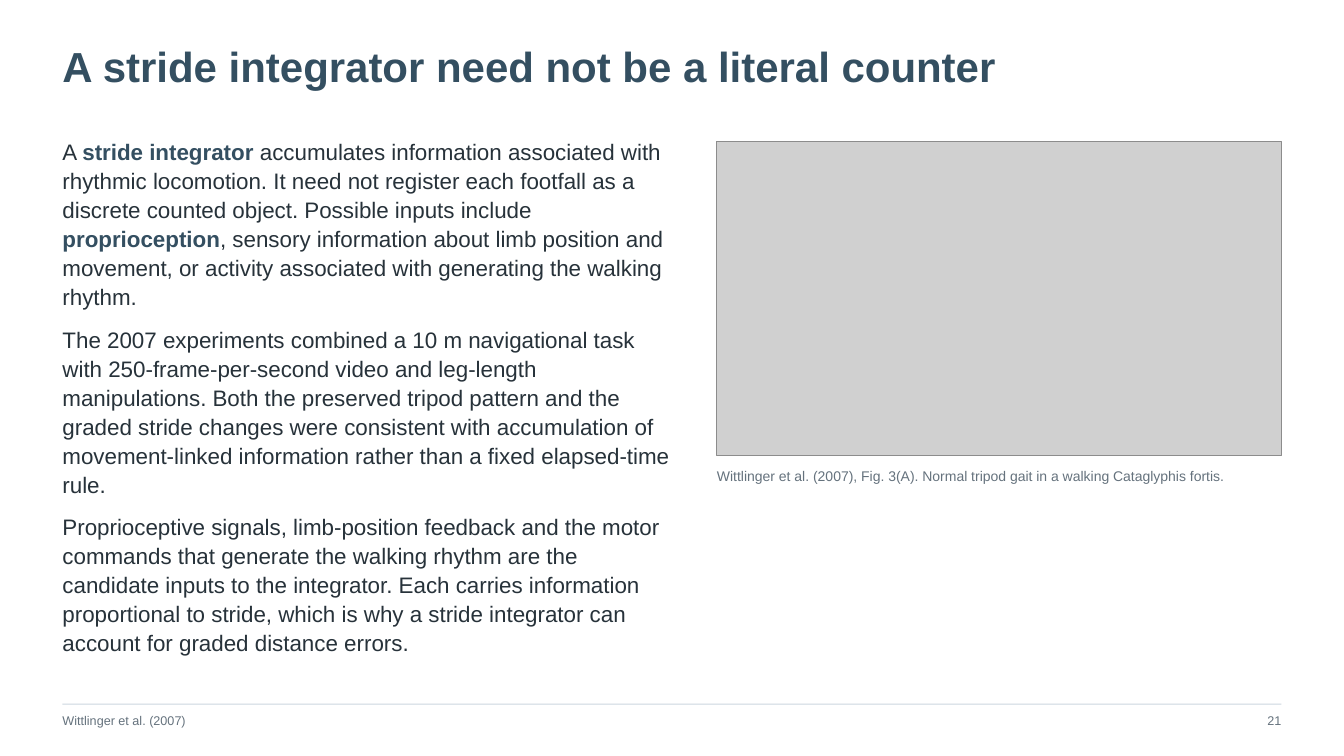
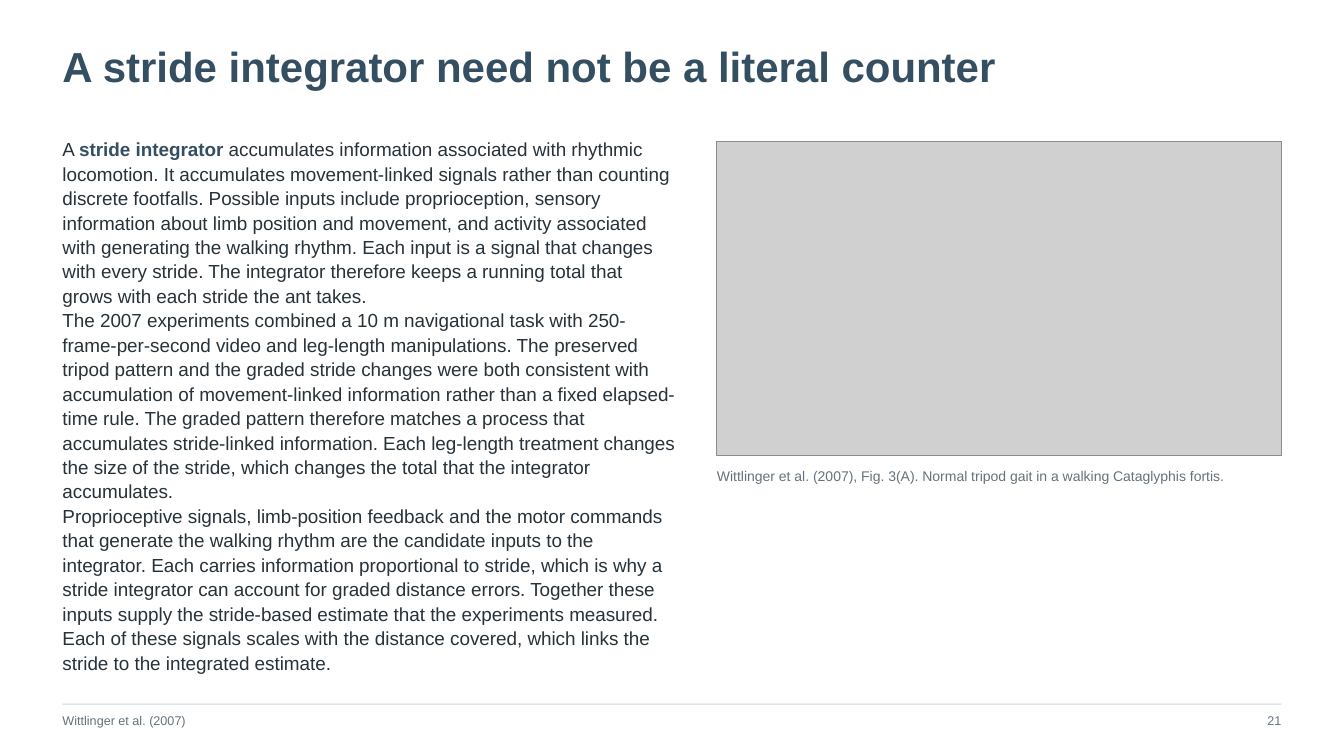
Before and after one commit to jordanxxlopez/NEUROETHOLOGY, a slide deck: slide 29 of scaffolded/Neuroethology_Lecture28_FA2026_SCAFFOLDED.pptx. Drawn at 1344x756 pixels with LibreOffice and Linux fonts; fonts in the diff are those of the drawing; grey boxes stand for pictures. Boxes give left, top, right and bottom in pixels: in the first picture for what was removed or moved away, otherwise in the second. Text is boxed around its words. In the diff, an @@ line names an element or a change of style, - is before the commit and + after.

```diff
--- a/scaffolded/Neuroethology_Lecture28_FA2026_SCAFFOLDED.pptx
+++ b/scaffolded/Neuroethology_Lecture28_FA2026_SCAFFOLDED.pptx
@@ text at (x1=62, y1=142, x2=675, y2=674): text changed; size 16 to 13.5 pt @@
-A stride integrator accumulates information associated with rhythmic locomotion. It need not register each footfall as a discrete counted object. Possible inputs include proprioception, sensory information about limb position and movement, or activity associated with generating the walking rhythm.
-The 2007 experiments combined a 10 m navigational task with 250-frame-per-second video and leg-length manipulations. Both the preserved tripod pattern and the graded stride changes were consistent with accumulation of movement-linked information rather than a fixed elapsed-time rule.
-Proprioceptive signals, limb-position feedback and the motor commands that generate the walking rhythm are the candidate inputs to the integrator. Each carries information proportional to stride, which is why a stride integrator can account for graded distance errors.
+A stride integrator accumulates information associated with rhythmic locomotion. It accumulates movement-linked signals rather than counting discrete footfalls. Possible inputs include proprioception, sensory information about limb position and movement, and activity associated with generating the walking rhythm. Each input is a signal that changes with every stride. The integrator therefore keeps a running total that grows with each stride the ant takes.
+The 2007 experiments combined a 10 m navigational task with 250-frame-per-second video and leg-length manipulations. The preserved tripod pattern and the graded stride changes were both consistent with accumulation of movement-linked information rather than a fixed elapsed-time rule. The graded pattern therefore matches a process that accumulates stride-linked information. Each leg-length treatment changes the size of the stride, which changes the total that the integrator accumulates.
+Proprioceptive signals, limb-position feedback and the motor commands that generate the walking rhythm are the candidate inputs to the integrator. Each carries information proportional to stride, which is why a stride integrator can account for graded distance errors. Together these inputs supply the stride-based estimate that the experiments measured. Each of these signals scales with the distance covered, which links the stride to the integrated estimate.
```
Also in this commit, not shown: 16 other slides changed, 21 other files.
